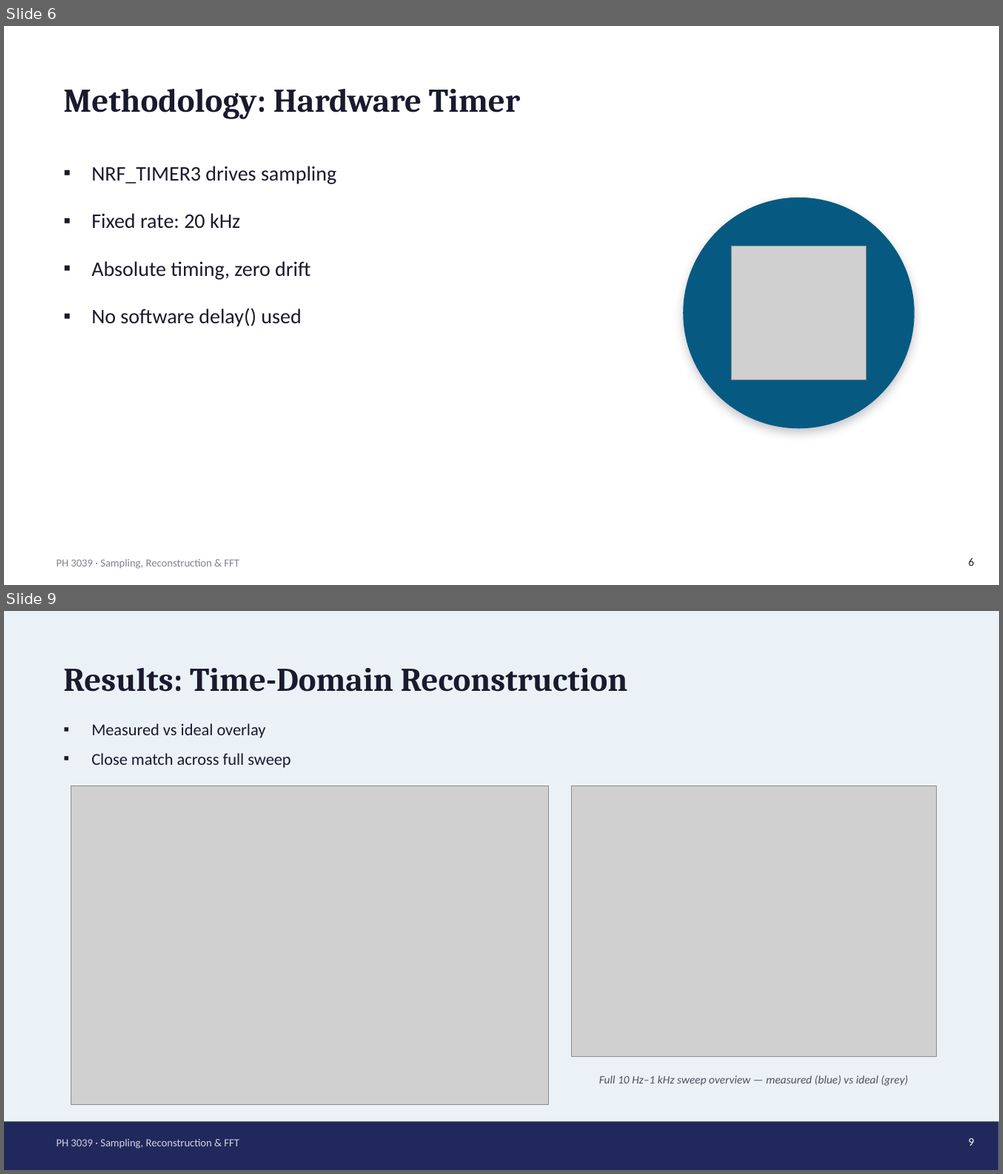
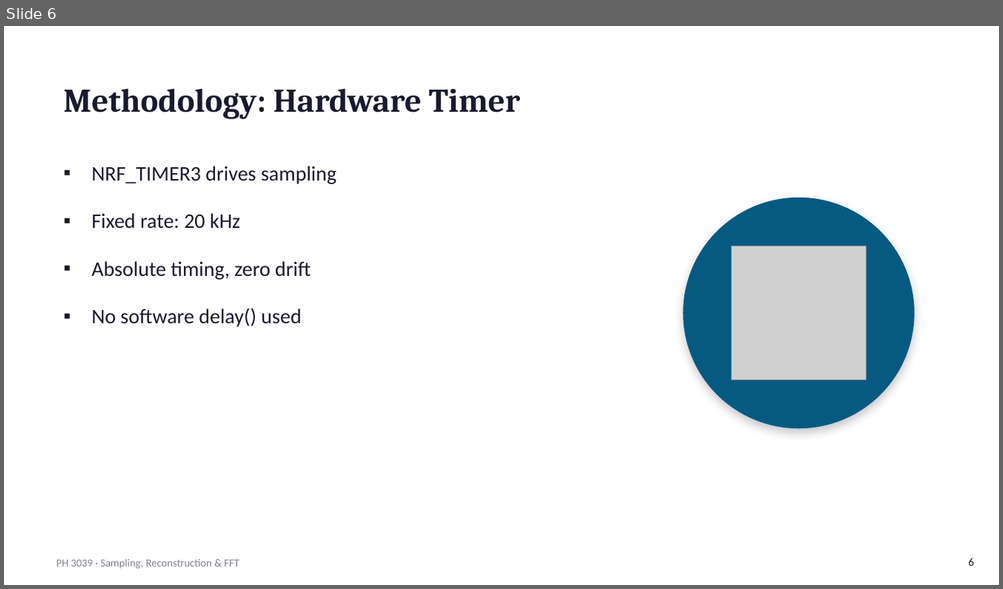
Before and after one commit to TSSwork/PH3039_lab_2, a slide deck: reports/PH3039_Sampling_FFT_Presentation(1).pptx. Shown one above the other, each under a label of ours: slides 6 and 9 before the commit, slide 6 after it; the slides between them are not shown. The pictures are 1003x1174 and 1003x589 pixels, drawn with LibreOffice and Linux fonts; fonts in the diff are those of the drawing; grey boxes stand for pictures. Boxes give left, top, right and bottom in pixels: in the first picture for what was removed or moved away, otherwise in the second. Text is boxed around its words. In the diff, an @@ line names an element or a change of style, - is before the commit and + after.

```diff
--- a/reports/PH3039_Sampling_FFT_Presentation(1).pptx
+++ b/reports/PH3039_Sampling_FFT_Presentation(1).pptx
@@ slide 9 removed at [4, 611, 999, 1170], background #EAF2F7 @@
@@ title removed at [63, 668, 628, 692] @@
-Results: Time-Domain Reconstruction
@@ text removed at [91, 723, 290, 768] @@
-▪ Measured vs ideal overlay
-▪ Close match across full sweep
@@ picture removed at [71, 786, 549, 1105] @@
@@ picture removed at [571, 786, 936, 1057] @@
@@ text removed at [599, 1076, 908, 1086] @@
-Full 10 Hz–1 kHz sweep overview — measured (blue) vs ideal (grey)
@@ rectangle removed at [4, 1122, 999, 1170] @@
@@ text removed at [57, 1139, 239, 1149] @@
-PH 3039 · Sampling, Reconstruction & FFT
@@ page number removed at [968, 1139, 974, 1146] @@
-9
```
Also in this commit, not shown: 8 slides changed, 5 slides added, 1 other slide removed.
